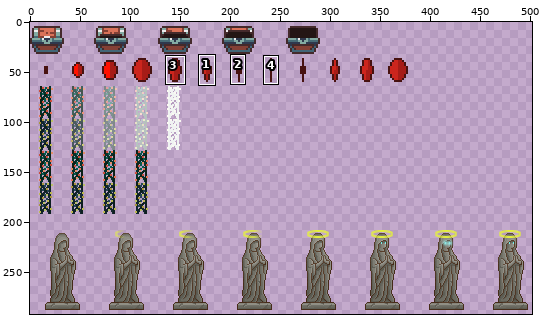
Edited in one commit: sprite sheet (ThroughTheDepths/Output/Assets/Maps/tilesets/Animations.png). Above: a wide view before the commit, with the close-up outlined.
Close-up. First the earlier version:
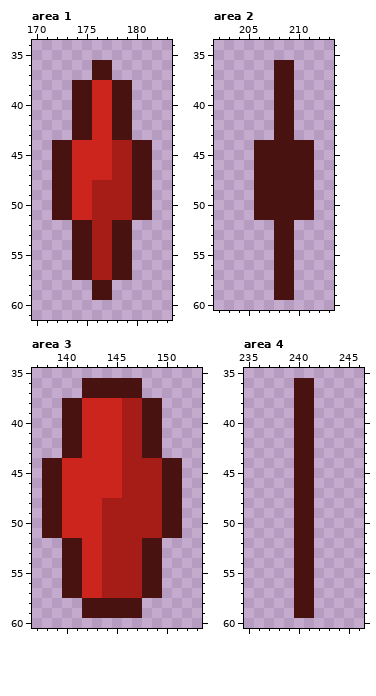
The file is 512x1088 pixels. Pixels under 10% opacity are left out. Colours within 5 levels of each other are drawn and written as one. Shown: area 1: x 170..183, y 34..61; area 2: x 202..213, y 34..60; area 3: x 137..153, y 35..60; area 4: x 235..246, y 35..60. The wide view leaves out empty margins. The commit also changed other parts of the picture, which this record leaves out.
The result:
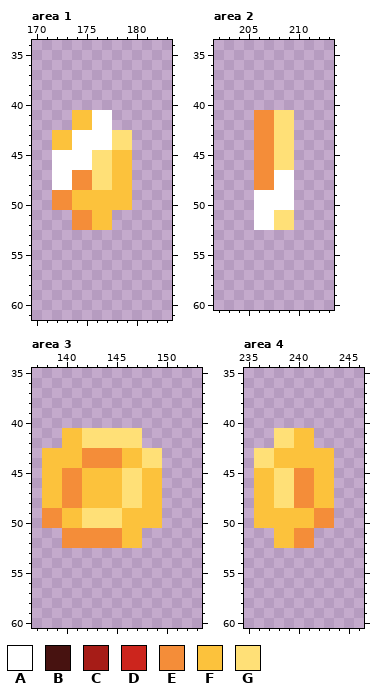
Palette (. is transparent): A #ffffff  B #471210  C #a61c17  D #cc251d  E #f48d39  F #fcc23c  G #ffe077
Diff:
Changed rows in their new state; - is an unchanged pixel.
Area 1:
first column x 172:
36 ----..----
37 ----..----
38 --......--
39 --......--
40 --......--
41 --FFAA..--
42 --FFAA..--
43 FFAAAAGG--
44 FFAAAAGG..
45 AAAAGGFF..
46 AAAAGGFF..
47 AAEEGGFF..
48 AAEEGGFF..
49 EEFFFFFF..
50 EEFFFFFF..
51 ..EEFF....
52 --EEFF..--
53 --......--
54 --......--
55 --......--
56 --......--
57 --......--
58 ----..----
59 ----..----
Area 2:
first column x 206:
36 --..--
37 --..--
38 --..--
39 --..--
40 --..--
41 EEGG--
42 EEGG--
43 EEGG--
44 EEGG..
45 EEGG..
46 EEGG..
47 EEAA..
48 EEAA..
49 AAAA..
50 AAAA..
51 AAGG..
52 AAGG--
53 --..--
54 --..--
55 --..--
56 --..--
57 --..--
58 --..--
59 --..--
Area 3:
first column x 138:
36 ----......----
37 ----......----
38 --..........--
39 --..........--
40 --..........--
41 --FFGGGGGG..--
42 --FFGGGGGG..--
43 FFFFEEEEFFGG--
44 FFFFEEEEFFGG..
45 FFEEFFFFGGFF..
46 FFEEFFFFGGFF..
47 FFEEFFFFGGFF..
48 FFEEFFFFGGFF..
49 EEFFGGGGFFFF..
50 EEFFGGGGFFFF..
51 ..EEEEEEFF....
52 --EEEEEEFF..--
53 --..........--
54 --..........--
55 --..........--
56 --..........--
57 --..........--
58 ----......----
59 ----......----
Area 4:
first column x 236:
36 ----..--
37 ----..--
38 ----..--
39 ----..--
40 ----..--
41 --GGFF--
42 --GGFF--
43 GGFFFFFF
44 GGFFFFFF
45 FFGGEEFF
46 FFGGEEFF
47 FFGGEEFF
48 FFGGEEFF
49 FFFFFFEE
50 FFFFFFEE
51 --FFEE--
52 --FFEE--
53 ----..--
54 ----..--
55 ----..--
56 ----..--
57 ----..--
58 ----..--
59 ----..--
Pixel boxes of the changes (left, top, right, bottom) in both close-ups:
changed: (52, 60, 152, 300)
changed: (254, 60, 314, 300)
changed: (42, 378, 182, 618)
changed: (254, 378, 334, 618)
